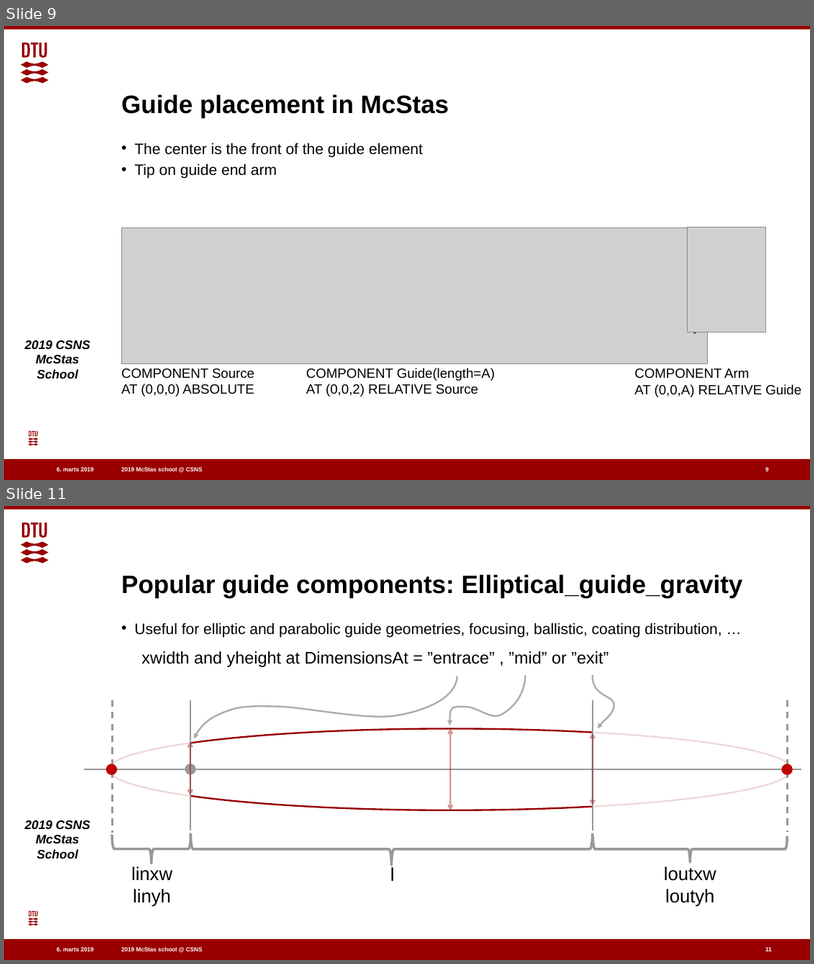
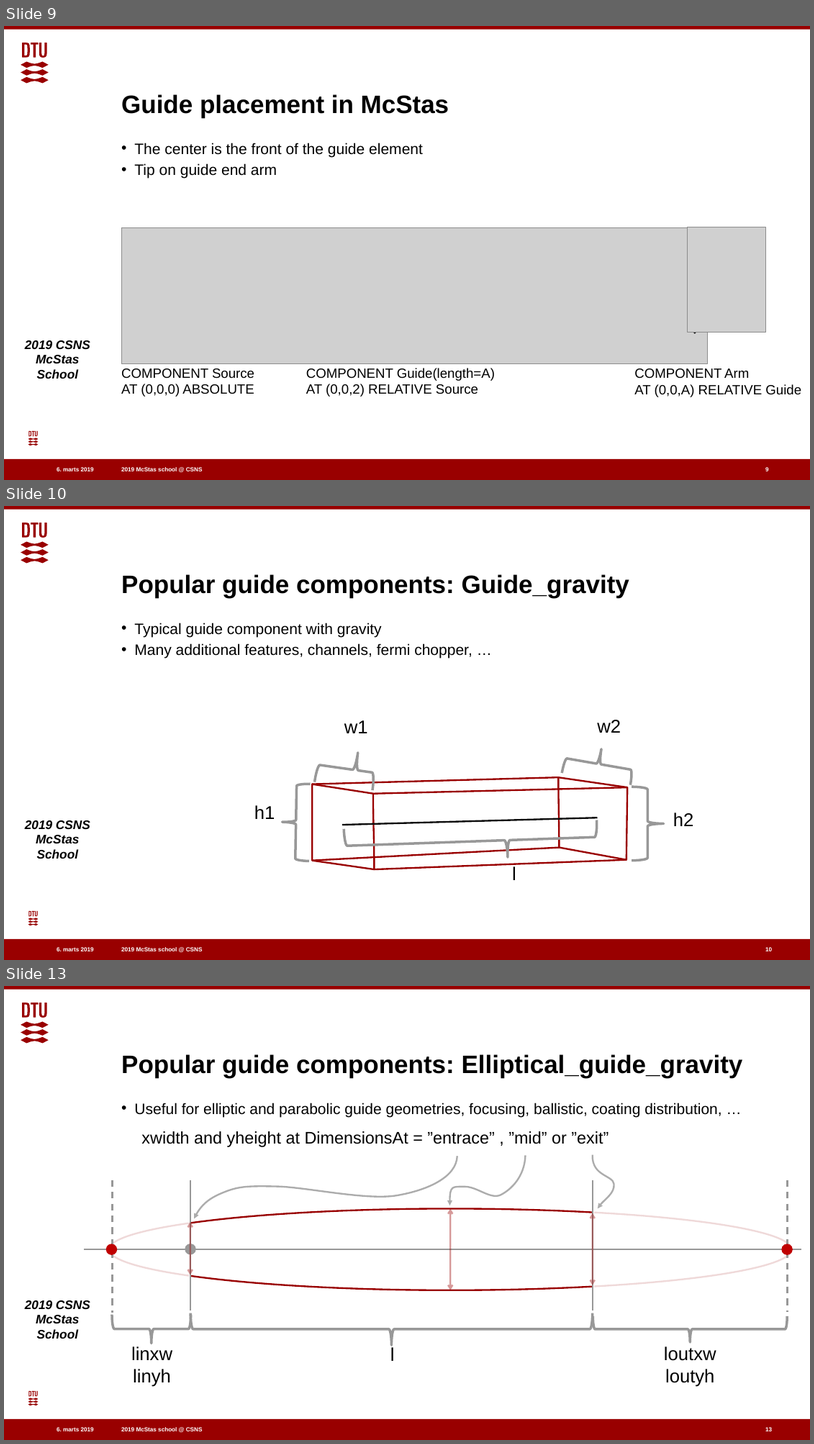
Before and after one commit to eddymaoui/Schools, a slide deck: CSNS_March_2019/2_Tuesday_March_26th/2_guides/guide_intro_talk.pptx. Shown one above the other, each under a label of ours: slides 9 and 11 before the commit, slides 9, 10 and 13 after it; the slides between them are not shown. The pictures are 814x964 and 814x1444 pixels, drawn with LibreOffice and Linux fonts; fonts in the diff are those of the drawing; grey boxes stand for pictures; background and template pictures are left out. Boxes give left, top, right and bottom in pixels: in the first picture for what was removed or moved away, otherwise in the second. Text is boxed around its words. In the diff, an @@ line names an element or a change of style, - is before the commit and + after.

```diff
--- a/CSNS_March_2019/2_Tuesday_March_26th/2_guides/guide_intro_talk.pptx
+++ b/CSNS_March_2019/2_Tuesday_March_26th/2_guides/guide_intro_talk.pptx
@@ slide 10 added at (4,506,810,960), background #FFFFFF; not listed: 7 template elements that a slide beside it also shows @@
@@ title added at (121,574,630,598), 30 pt, text #000000, bold @@
+Popular guide components: Guide_gravity
@@ text added at (134,623,473,659), 18 pt, text #000000 @@
+• Typical guide component with gravity
+• Many additional features, channels, fermi chopper, …
@@ text added at (345,721,368,734), 22 pt, text #000000 @@
+w1
@@ text added at (597,720,621,733), 22 pt, text #000000 @@
+w2
@@ left brace added at (314,747,378,790), outline #989898 3 pt @@
@@ left brace added at (562,744,636,785), outline #989898 3 pt @@
@@ left brace added at (282,784,311,861), outline #989898 3 pt @@
@@ freeform shape added at (312,784,374,870), fill #FFFFFF, outline #990000 2 pt @@
@@ line added from (312, 784) to (558, 777), #990000 2 pt @@
@@ freeform shape added at (558,777,628,860), fill #FFFFFF, outline #990000 2 pt @@
@@ text added at (255,806,275,819), 22 pt, text #000000 @@
+h1
@@ line added from (373, 793) to (628, 788), #990000 2 pt @@
@@ left brace added at (632,787,664,861), outline #989898 3 pt @@
@@ line added from (342, 825) to (598, 818), #0D0D0D 2 pt @@
@@ left brace added at (344,820,598,862), outline #989898 3 pt @@
@@ text added at (674,813,694,826), 22 pt, text #000000 @@
+h2
@@ line added from (312, 861) to (559, 847), #990000 2 pt @@
@@ line added from (375, 870) to (627, 860), #990000 2 pt @@
@@ text added at (512,867,517,880), 22 pt, text #000000 @@
+l
@@ page number added at (766,947,772,952), 7 pt, text #FFFFFF, bold @@
+10
@@ what was slide 11 is now slide 13 @@
@@ page number at (766,1427,772,1432): text changed @@
-11
+13
```
Also in this commit, not shown: 6 slides changed, 3 other slides added, 1 other file.
